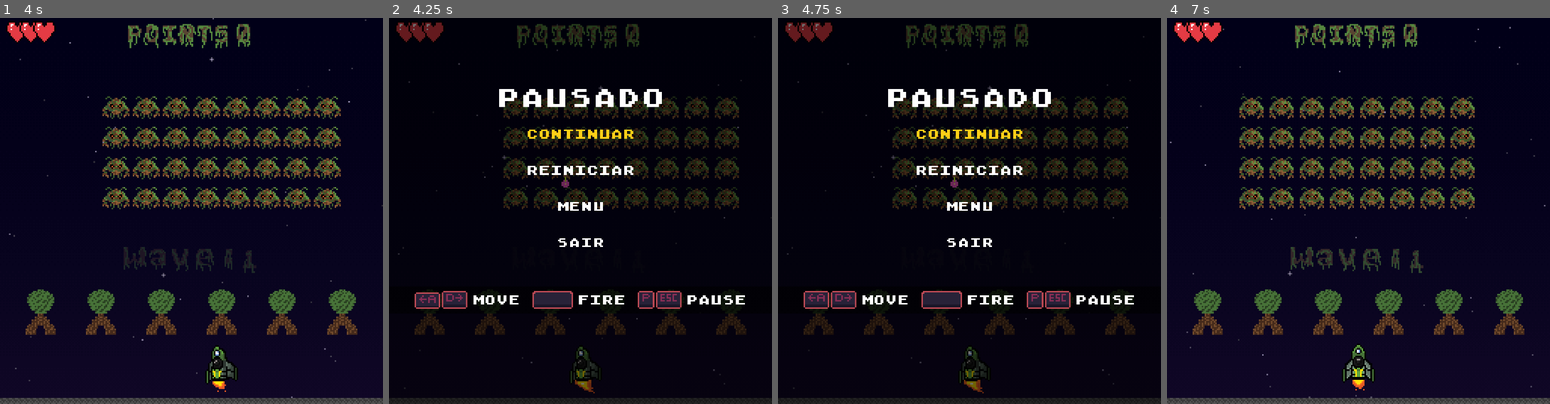
Above: before the commit, frames 1-4 (left to right).
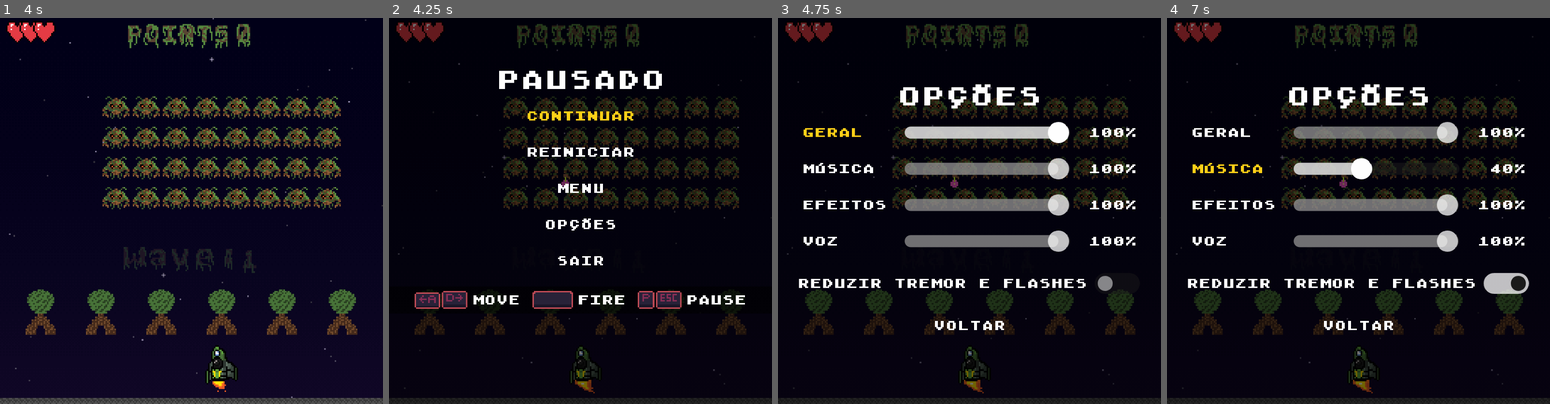
Above: after the commit, the same moments.

Repository: histuan/lorax-space-invaders
Game: Godot game, scene res://cenas/geral/intro.tscn
Same seed, same stepped clock (60 frames per second), same inputs: the game is played once before the commit and once after it. Video files are missing from this copy of the repository; at most half a second of black plays in their place. Sound files missing from this copy of the repository are replaced by a short silence.
Inputs (mouse positions are in pixels of both pictures, inside the frame that each line leads up to):
- Up to frame 1 (4 s): tap Enter (ui_accept) at 0.5, 0.77, 1.52, 2, 3.02, 3.77 s; move the mouse to (275, 191) at 0.52 s; hold D (direita) 0.53-1.28 s; hold Space (shoot) 0.53-1.28 s; move the mouse to (114, 230) at 1.27 s; hold Down (ui_down) 1.28-2.03 s; tap P at 1.35 s; move the mouse to (229, 126) at 2.02 s; hold D (direita) 2.03-2.78 s; tap B at 2.1 s; move the mouse to (172, 288) at 2.77 s; hold Up (ui_up) 2.78-3.53 s; tap 1 at 2.85 s; move the mouse to (306, 268) at 3.52 s; hold A (esquerda) from 3.53 s (still down); tap 2 at 3.6 s
- Up to frame 2 (4.25 s): keep holding A (esquerda); tap Escape (pause) at 4.15 s
- Up to frame 3 (4.75 s): release A (esquerda) at 4.25 s; click (969, 226) at 4.25 s, where only the run after the commit has a clickable "OPÇÕES"
- Up to frame 4 (7 s): click (1358, 284) at 5 s, where only the run after the commit has a clickable "REDUZIR TREMOR E FLASHES"; click (1358, 326) at 5.75 s, where only the run after the commit has a clickable "VOLTAR"; click (1358, 168) at 6.5 s, where only the run before the commit has a clickable "REINICIAR"

Frame 1 is identical in both runs. In frame 2, 4.3% of the frame differs, in the area x 28-72%, y 13-65%; in frame 3, 12%; in frame 4, 25%, in the area x 0-100%, y 1-100%.
Error after the commit: Invalid call. Nonexistent function 'ouvir_na_pausa' in base 'Node (musica.gd)'. (res://scripts/geral/pause_menu.gd:188)

Commit message:
Add an options panel to the pause menu with volume preview

Diff:
--- a/scripts/geral/configuracoes.gd
+++ b/scripts/geral/configuracoes.gd
@@ -25,14 +25,17 @@
 	aplicar_volumes()
 	salvar()
 
-# Passa os volumes (0 a 1) para os buses, em dB
+# Passa os volumes (0 a 1) para os buses, em dB; 0 deixa o bus mudo (linear_to_db(0) = -inf)
 func aplicar_volumes():
 	for nome in BUS_DO_VOLUME:
 		var indice = AudioServer.get_bus_index(BUS_DO_VOLUME[nome])
 		if indice < 0:
 			push_error("Configuracoes: o bus '%s' não existe (default_bus_layout.tres)" % BUS_DO_VOLUME[nome])
 			continue
-		AudioServer.set_bus_volume_db(indice, linear_to_db(get("volume_" + nome)))
+		var valor = get("volume_" + nome)
+		AudioServer.set_bus_mute(indice, valor <= 0.0)
+		if valor > 0.0:
+			AudioServer.set_bus_volume_db(indice, linear_to_db(valor))
 
 # Lê as preferências; sem arquivo, cria um com os valores padrão
 func carregar():
--- a/scripts/geral/pause_menu.gd
+++ b/scripts/geral/pause_menu.gd
@@ -1,20 +1,49 @@
 # Menu de pausa (Esc/P). Pausa a árvore toda; este nó continua ativo
-# porque o process_mode é ALWAYS.
+# porque o process_mode é ALWAYS. O painel OPÇÕES (volumes e "reduzir tremor e flashes")
+# é montado por código.
 extends CanvasLayer
+
+const FONTE = preload("res://fonts/atari-classic-font/AtariClassic-gry3.ttf")
+# Sliders de volume: nome em Configuracoes, texto e bus (a prévia toca nele)
+const VOLUMES = [
+	["geral", "GERAL", &"Master"],
+	["musica", "MÚSICA", &"Musica"],
+	["efeitos", "EFEITOS", &"Efeitos"],
+	["voz", "VOZ", &"Voz"],
+]
+# Som curto da prévia de volume
+const EVENTO_AMOSTRA = &"menu_navega"
+const LARGURA_NOME = 64
+const LARGURA_SLIDER = 110
+const LARGURA_VALOR = 40
 
 @onready var botao_continuar = $VBoxContainer/Continuar
 var COR_DESTAQUE = Color.from_rgba8(253, 208, 23)
 
+var painel_opcoes: VBoxContainer
+var primeiro_slider: HSlider
+var botao_opcoes: Button
+# Toca a prévia com o jogo pausado (filho deste nó, então também é ALWAYS)
+var amostra: AudioStreamPlayer
+
 func _ready():
 	process_mode = Node.PROCESS_MODE_ALWAYS
 	hide()
+	criar_botao_opcoes()
+	criar_painel_opcoes()
+	amostra = AudioStreamPlayer.new()
+	add_child(amostra)
 	for b in $VBoxContainer.get_children():
 		if b is Button:
 			preparar_botao(b)
 
 func _unhandled_input(event):
 	if event.is_action_pressed("pause"):
-		alternar()
+		# Dentro das OPÇÕES, Esc/P só volta para a lista (não despausa)
+		if painel_opcoes.visible:
+			fechar_opcoes()
+		else:
+			alternar()
 		# Marca a tecla como usada para nenhum outro nó reagir a ela
 		get_viewport().set_input_as_handled()
 
@@ -58,3 +87,111 @@
 		b.modulate = COR_DESTAQUE
 	else:
 		b.modulate = Color.WHITE
+
+# Botão "OPÇÕES" na lista, logo antes de "SAIR" (preparado junto com os outros no _ready)
+func criar_botao_opcoes():
+	botao_opcoes = Button.new()
+	botao_opcoes.text = "OPÇÕES"
+	usar_fonte(botao_opcoes)
+	botao_opcoes.pressed.connect(abrir_opcoes)
+	$VBoxContainer.add_child(botao_opcoes)
+	$VBoxContainer.move_child(botao_opcoes, $VBoxContainer/Sair.get_index())
+
+# Painel escondido: título, um slider por volume, "REDUZIR TREMOR E FLASHES" e "VOLTAR"
+func criar_painel_opcoes():
+	painel_opcoes = VBoxContainer.new()
+	painel_opcoes.add_theme_constant_override("separation", 8)
+	painel_opcoes.alignment = BoxContainer.ALIGNMENT_CENTER
+	painel_opcoes.hide()
+	add_child(painel_opcoes)
+	painel_opcoes.set_anchors_and_offsets_preset(Control.PRESET_FULL_RECT)
+	var titulo = Label.new()
+	titulo.text = "OPÇÕES"
+	titulo.horizontal_alignment = HORIZONTAL_ALIGNMENT_CENTER
+	titulo.add_theme_font_override("font", FONTE)
+	painel_opcoes.add_child(titulo)
+	for volume in VOLUMES:
+		painel_opcoes.add_child(criar_linha_volume(volume[0], volume[1], volume[2]))
+	var reduzir = CheckButton.new()
+	reduzir.text = "REDUZIR TREMOR E FLASHES"
+	reduzir.button_pressed = Configuracoes.reduzir_efeitos
+	reduzir.size_flags_horizontal = Control.SIZE_SHRINK_CENTER
+	usar_fonte(reduzir)
+	preparar_botao(reduzir)
+	reduzir.toggled.connect(Configuracoes.definir_reduzir_efeitos)
+	painel_opcoes.add_child(reduzir)
+	var voltar = Button.new()
+	voltar.text = "VOLTAR"
+	usar_fonte(voltar)
+	preparar_botao(voltar)
+	voltar.pressed.connect(fechar_opcoes)
+	painel_opcoes.add_child(voltar)
+
+# Uma linha "NOME [slider] 100%"; o nome fica amarelo com o slider em foco
+func criar_linha_volume(nome, texto, bus):
+	var linha = HBoxContainer.new()
+	linha.alignment = BoxContainer.ALIGNMENT_CENTER
+	var rotulo = criar_texto(texto, LARGURA_NOME)
+	var valor = criar_texto("", LARGURA_VALOR)
+	valor.horizontal_alignment = HORIZONTAL_ALIGNMENT_RIGHT
+	var slider = HSlider.new()
+	slider.min_value = 0.0
+	slider.max_value = 1.0
+	slider.step = 0.1
+	slider.custom_minimum_size.x = LARGURA_SLIDER
+	slider.size_flags_vertical = Control.SIZE_SHRINK_CENTER
+	slider.set_value_no_signal(Configuracoes.get("volume_" + nome))
+	mostrar_porcentagem(valor, slider.value)
+	slider.value_changed.connect(mudar_volume.bind(nome, bus, valor))
+	slider.mouse_entered.connect(slider.grab_focus)
+	slider.focus_entered.connect(destacar.bind(rotulo, true))
+	slider.focus_exited.connect(destacar.bind(rotulo, false))
+	if primeiro_slider == null:
+		primeiro_slider = slider
+	linha.add_child(rotulo)
+	linha.add_child(slider)
+	linha.add_child(valor)
+	return linha
+
+# Label de largura fixa com a fonte do menu
+func criar_texto(texto, largura):
+	var label = Label.new()
+	label.text = texto
+	label.custom_minimum_size.x = largura
+	usar_fonte(label)
+	return label
+
+# Fonte do jogo no tamanho dos botões
+func usar_fonte(controle):
+	controle.add_theme_font_override("font", FONTE)
+	controle.add_theme_font_size_override("font_size", 8)
+
+# Slider mexeu: salva o volume e, com o jogo pausado, toca a prévia no bus dele
+# (a música não precisa: ela toca enquanto as OPÇÕES estão abertas)
+func mudar_volume(valor, nome, bus, rotulo_valor):
+	Configuracoes.definir_volume(nome, valor)
+	mostrar_porcentagem(rotulo_valor, valor)
+	if bus != &"Musica" and Sons.preparar_player(EVENTO_AMOSTRA, amostra):
+		amostra.bus = bus
+		amostra.play()
+
+# "0%" a "100%"
+func mostrar_porcentagem(label, valor):
+	label.text = "%d%%" % roundi(valor * 100)
+
+# Troca a lista pelo painel OPÇÕES e deixa a música tocar enquanto ele está aberto
+func abrir_opcoes():
+	$VBoxContainer.hide()
+	$controles.hide()
+	painel_opcoes.show()
+	primeiro_slider.grab_focus()
+	Musica.ouvir_na_pausa(true)
+
+# Volta para a lista (com foco no OPÇÕES) e a música pausa de novo
+func fechar_opcoes():
+	Musica.ouvir_na_pausa(false)
+	amostra.stop()
+	painel_opcoes.hide()
+	$controles.show()
+	$VBoxContainer.show()
+	botao_opcoes.grab_focus()
